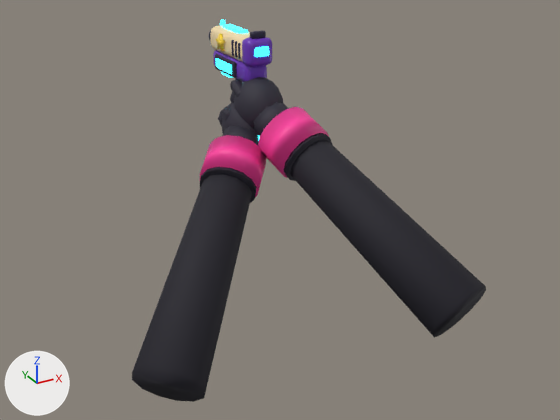
Two versions of the glTF model art/models/pulse_pistol.glb, one commit apart.
Both versions are drawn from a 50 mm lens placed at (-1.096, -2.155, 0.587), pointed at (-0.081, -0.309, -0.336). Lighting does not change. The marker at lower left points along +X, +Y and +Z. The older version comes first. Where no turn or scale is listed for an object, it has been applied to the vertices.

Script lines for the objects in view, before the commit:
```python
me_arml = bpy.data.meshes.new('ArmL')
me_arml.from_pydata(...)  # 564 vertices, 1084 faces; spans x -0.631..0.048, y -0.64..0.1, z -0.721..-0.079
# faces by material slot: [988, 52, 44]
me_arml.materials.append(mat_glove)  # dark grey #2b2836
me_arml.materials.append(mat_cuff)  # pink #ff3f9f
me_arml.materials.append(mat_sleeve)  # black #1d1b26
me_armr = bpy.data.meshes.new('ArmR')
me_armr.from_pydata(...)  # 564 vertices, 1084 faces; spans x -0.078..0.303, y -0.846..0.07, z -0.601..-0.009
# faces by material slot: [988, 52, 44]
me_armr.materials.append(mat_glove)  # dark grey #2b2836
me_armr.materials.append(mat_cuff)  # pink #ff3f9f
me_armr.materials.append(mat_sleeve)  # black #1d1b26
me_slide = bpy.data.meshes.new('Slide')
me_slide.from_pydata(...)  # 544 vertices, 1052 faces; spans x -0.047..0.047, y -0.052..0.26, z 0.026..0.133
# faces by material slot: [188, 324, 108, 432]
me_slide.materials.append(mat_shell)  # beige #f6dfae
me_slide.materials.append(mat_cell)  # cyan #33f0ff, glowing cyan #33f0ff
me_slide.materials.append(mat_trim)  # purple #6b35b8
me_slide.materials.append(mat_gundark)  # dark purple #241d3a
ob_arml = bpy.data.objects.new('ArmL', me_arml)
ob_arml.location = (0.0, 0.0, 0.0)
ob_armr = bpy.data.objects.new('ArmR', me_armr)
ob_armr.location = (0.0, 0.0, 0.0)
ob_slide = bpy.data.objects.new('Slide', me_slide)
ob_slide.location = (0.0, 0.0, 0.0)
# also in view: 'Shell' at (-0.005, 0.114, -0.048)
```
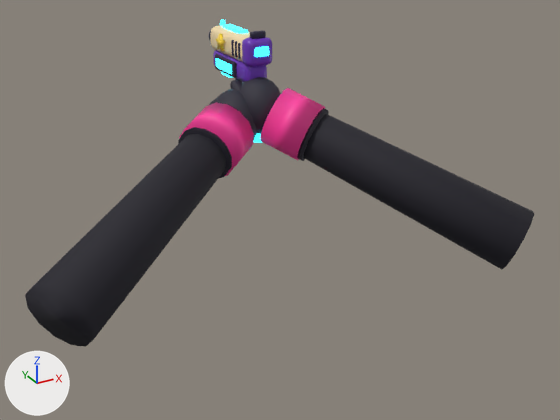
What the commit changed:
me_arml is used by ob_arml; location (0.0, 0.0, 0.0).
me_arml had 564 vertices, 1084 faces and spanned x -0.631..0.048, y -0.64..0.1, z -0.721..-0.079.
me_arml now has 564 vertices, 1084 faces and spans x -0.845..0.008, y -0.56..0.09, z -0.504..-0.044.
me_arml part 1: the loose piece of 128 vertices spanning x -0.108..0.048, y -0.078..0.098, z -0.271..-0.079 is moved by (-0.04, -0.01, 0.035).
me_arml part 2: the loose piece of 52 vertices spanning x -0.101..0.041, y 0.02..0.1, z -0.205..-0.105 is moved by (-0.04, -0.01, 0.035).
me_arml part 3: the loose piece of 56 vertices spanning x -0.104..-0.072, y -0.005..0.045, z -0.18..-0.11 is moved by (-0.04, -0.01, 0.035).
me_arml part 4: 104 of 564 vertices moved; they spanned x -0.631..0.01, y -0.64..0.047, z -0.721..-0.13 and now span x -0.845..-0.046, y -0.56..0.048, z -0.504..-0.069; mean shift (-0.064, 0.041, 0.105); largest move (-0.503, -0.64, -0.592) -> (-0.749, -0.557, -0.36).
Other edits to the shape of me_arml do not show in these pictures.
me_armr is used by ob_armr; location (0.0, 0.0, 0.0).
me_armr had 564 vertices, 1084 faces and spanned x -0.078..0.303, y -0.846..0.07, z -0.601..-0.009.
me_armr now has 564 vertices, 1084 faces and spans x -0.078..0.628, y -0.72..0.07, z -0.532..-0.009.
me_armr part 5: 104 of 564 vertices moved; they spanned x -0.063..0.303, y -0.846..-0.005, z -0.601..-0.057 and now span x -0.039..0.628, y -0.72..0.013, z -0.532..-0.04; mean shift (0.076, 0.073, 0.038); largest move (0.218, -0.839, -0.423) -> (0.575, -0.677, -0.346).

What differs and where, as boxes [x1, y1, x2, y2] in the pictures (560 x 420 px; the box of a moved part takes in the faces that stretch with it):
'ArmL', reshaped (71% wider, 14% shorter)
    before: [132, 102, 267, 402]
    after: [25, 89, 257, 347]
'ArmR', reshaped (19% wider, 26% shorter)
    before: [230, 77, 486, 338]
    after: [230, 77, 534, 269]
part 1 of me_arml, moved or reshaped
    before: [222, 102, 258, 135]
    after: [216, 89, 257, 138]
part 2 of me_arml, moved or reshaped (not visible afterwards)
    before: [218, 106, 227, 126]
part 3 of me_arml, moved or reshaped
    before: [222, 108, 231, 121]
    after: [211, 100, 220, 104]
part 4 of me_arml, moved or reshaped
    before: [132, 125, 267, 402]
    after: [25, 103, 254, 347]
part 5 of me_armr, moved or reshaped
    before: [254, 102, 486, 338]
    after: [260, 88, 534, 269]
